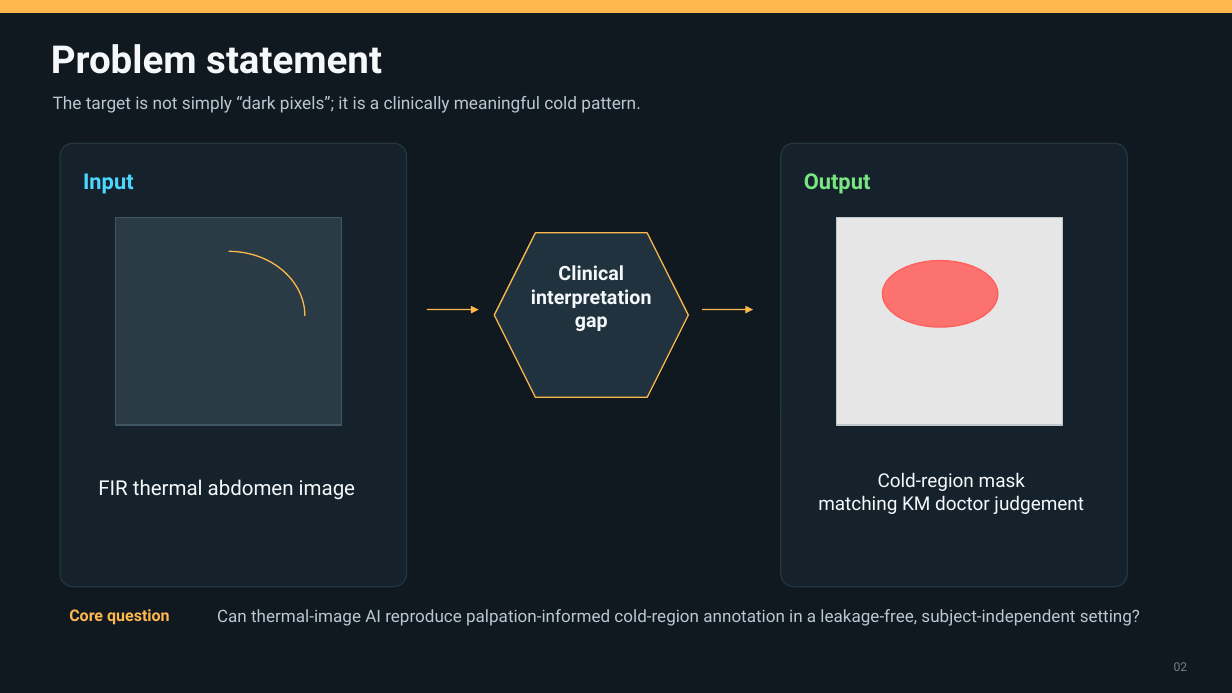
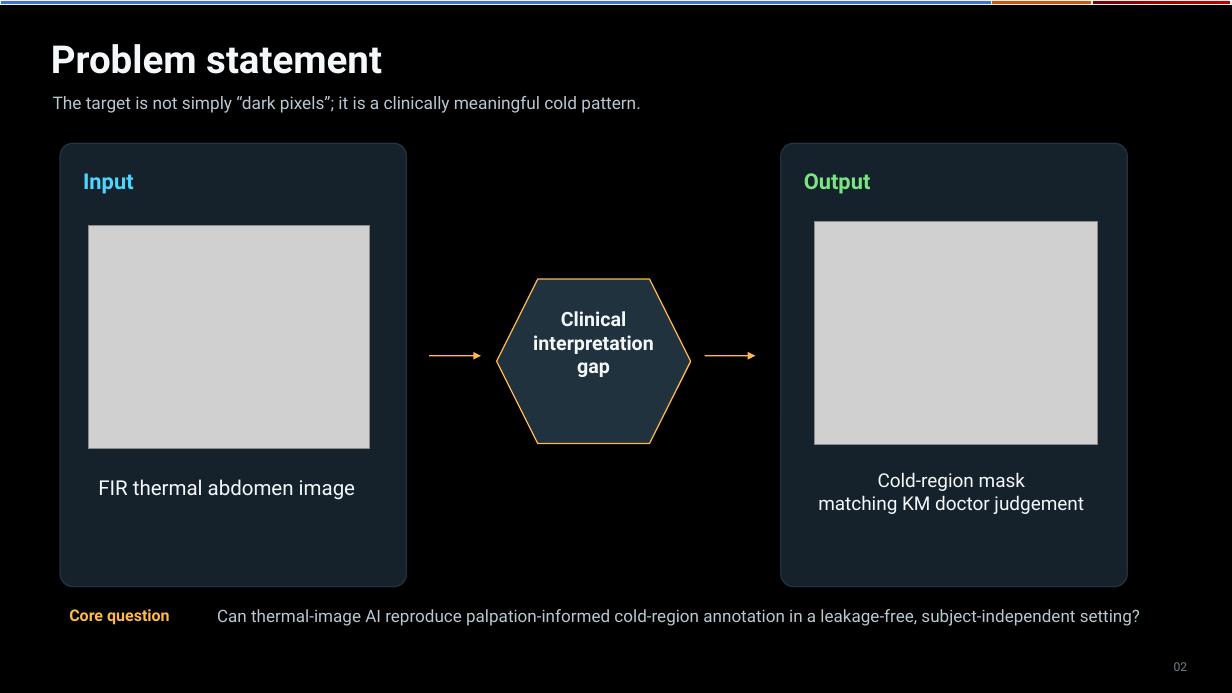
Before and after one commit to RafsanJany-44/Cool_GANs, a slide deck: slide 3 of KM_Thermal_ColdRegion_Intro_DatasetDeck.pptx (slide 4 before the commit). Drawn at 1232x693 pixels with LibreOffice and Linux fonts; fonts in the diff are those of the drawing; grey boxes stand for pictures. Boxes give left, top, right and bottom in pixels: in the first picture for what was removed or moved away, otherwise in the second. Text is boxed around its words. In the diff, an @@ line names an element or a change of style, - is before the commit and + after.

```diff
--- a/KM_Thermal_ColdRegion_Intro_DatasetDeck.pptx
+++ b/KM_Thermal_ColdRegion_Intro_DatasetDeck.pptx
@@ rectangle: place and size @@
-rectangle at <box>0,0,1232,12</box>
+rectangle at <box>0,0,992,5</box>
@@ rectangle at <box>0,0,992,5</box>: fill #FFB84D to #4472C4; outline #FFB84D 1 pt to #F2F2F2 1 pt @@
@@ rectangle removed at <box>0,0,1232,693</box> @@
@@ rectangle added at <box>992,0,1092,5</box>, fill #C55A11, outline #F2F2F2 1 pt @@
@@ rectangle added at <box>1092,0,1231,5</box>, fill gradient #720000 to #A20000 to #C00000, outline #F2F2F2 1 pt @@
@@ picture added at <box>89,226,370,448</box> @@
@@ rectangle removed at <box>116,217,342,425</box> @@
@@ picture added at <box>815,222,1098,445</box> @@
@@ rectangle removed at <box>836,217,1063,425</box> @@
@@ arc (boxed as its full ellipse) removed at <box>152,251,305,381</box> @@
@@ ellipse removed at <box>883,261,998,327</box> @@
@@ hexagon: place and size @@
-hexagon at <box>494,233,689,397</box>
+hexagon at <box>497,279,691,444</box>
@@ text "Clinical": place and size @@
-text "Clinical" at <box>531,265,652,331</box>
+text "Clinical" at <box>533,311,654,377</box>
@@ arrow moved from (427, 310) - (479, 310) to (429, 356) - (482, 356) @@
@@ arrow moved from (702, 310) - (753, 310) to (704, 356) - (756, 356) @@
```
Also in this commit, not shown: 11 other slides changed, 3 slides added, 4 slides removed.
